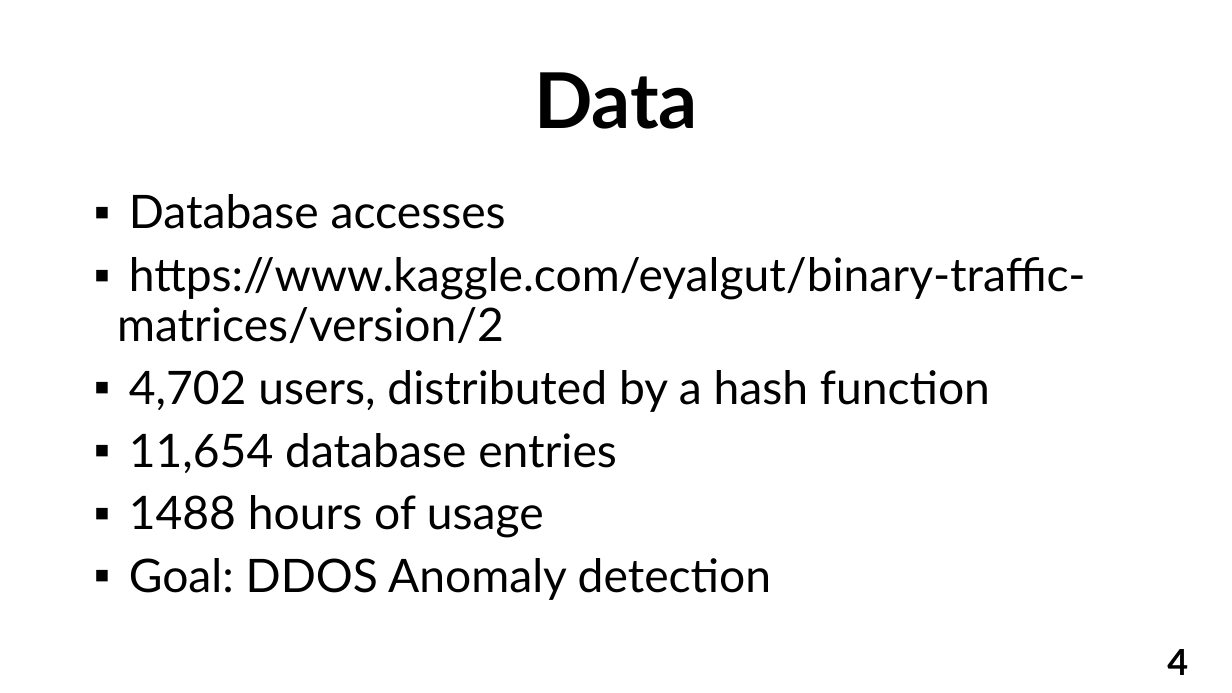
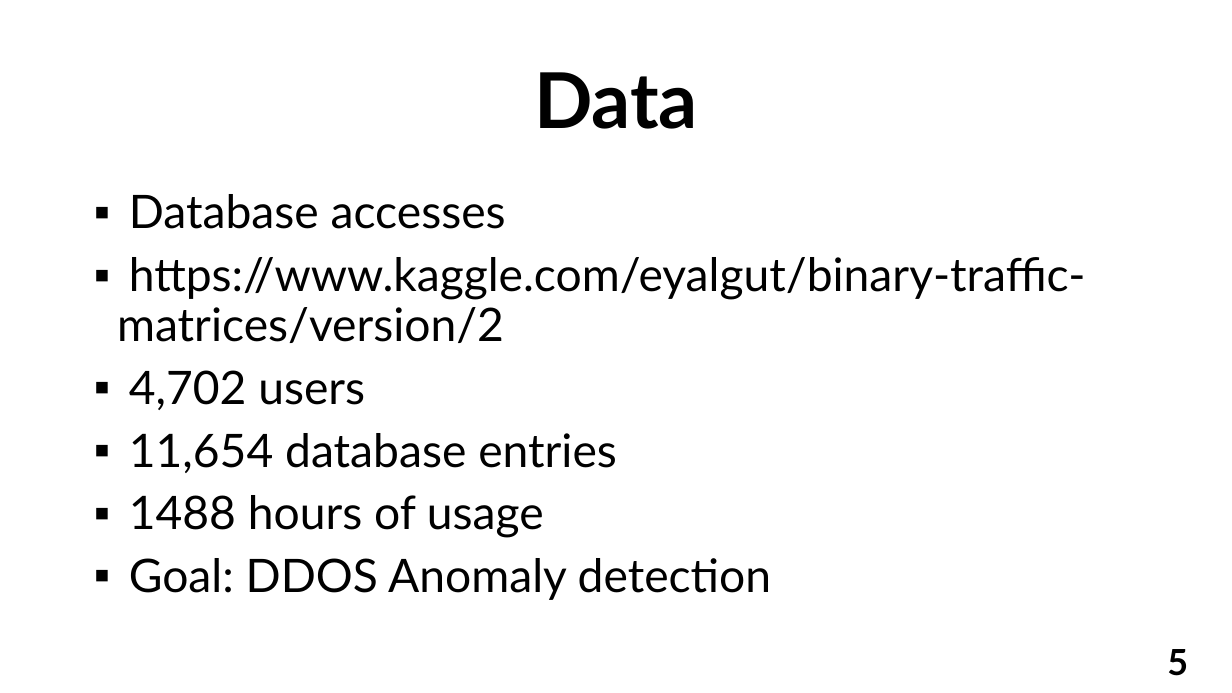
Before and after one commit to YuvalAlf/Distributed-Monitoring, a slide deck: slide 5 of Distributed Monitoring, Real Data Experimental Results.pptx (slide 4 before the commit). Drawn at 1232x693 pixels with LibreOffice and Linux fonts; fonts in the diff are those of the drawing; background and template pictures are left out. Boxes give left, top, right and bottom in pixels: in the first picture for what was removed or moved away, otherwise in the second. Text is boxed around its words. In the diff, an @@ line names an element or a change of style, - is before the commit and + after.

```diff
--- a/Distributed Monitoring, Real Data Experimental Results.pptx
+++ b/Distributed Monitoring, Real Data Experimental Results.pptx
@@ text at bbox=[129, 370, 365, 410]: text changed @@
-▪ 4,702 users, distributed by a hash function
+▪ 4,702 users
@@ page number at bbox=[1167, 649, 1188, 676]: text changed @@
-4
+5
```
Also in this commit, not shown: 18 other slides changed, 7 slides added, 23 slides removed.
